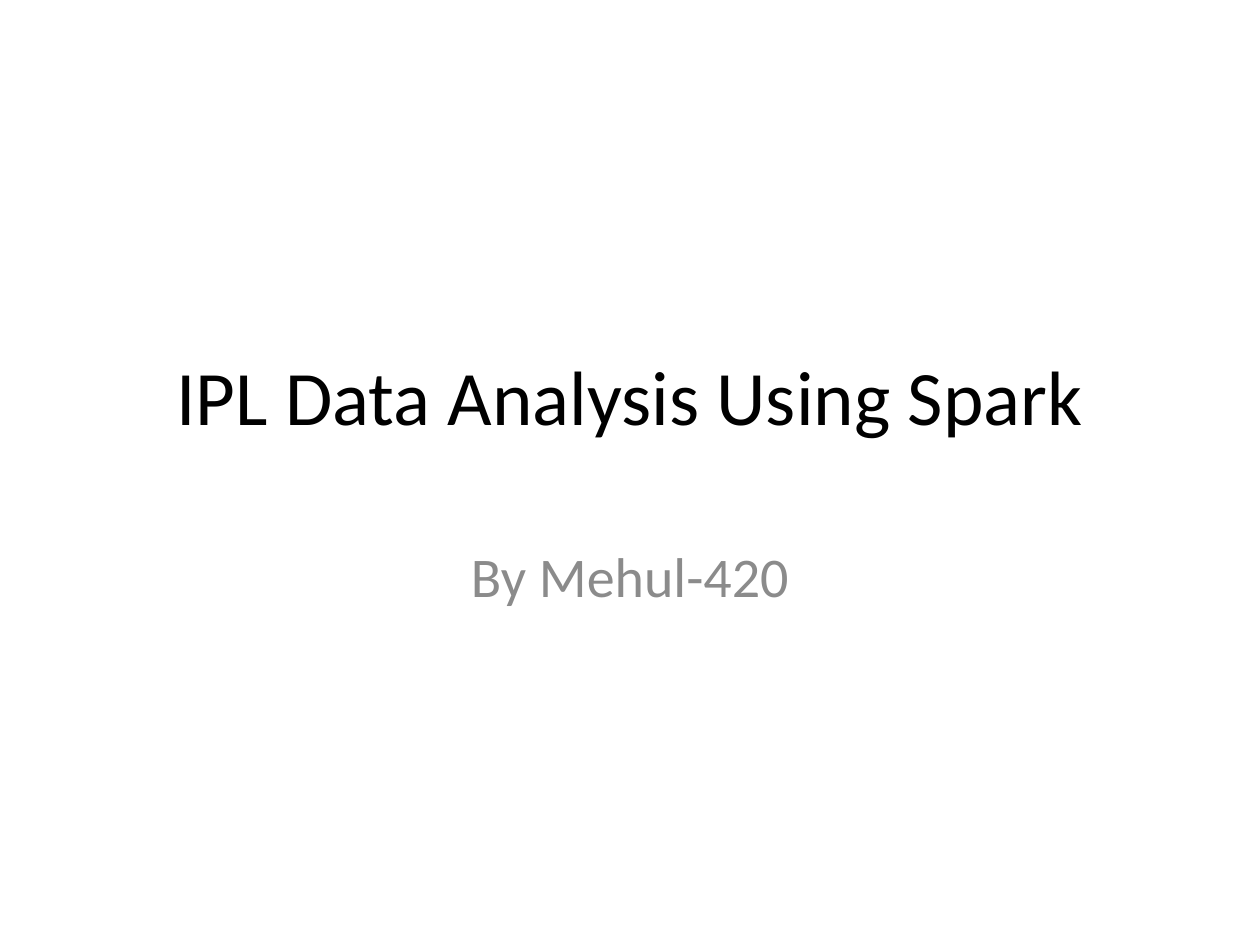
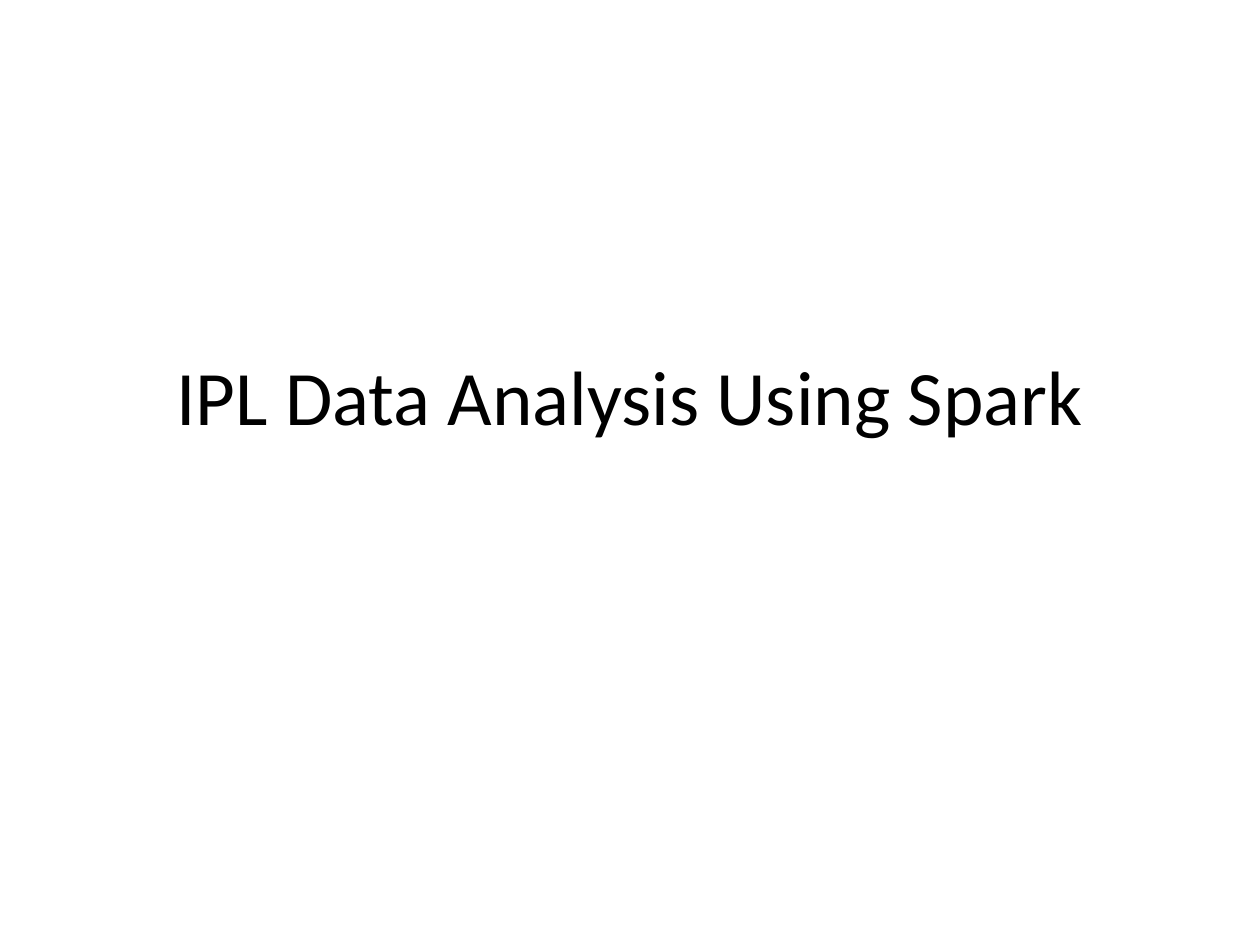
Before and after one commit to Mehul-420/IPL-DataAnalysis-Using-Spark, a slide deck: slide 1 of IPL_Data_Analysis_Presentation.pptx. Drawn at 1260x945 pixels with LibreOffice and Linux fonts; fonts in the diff are those of the drawing. Boxes give left, top, right and bottom in pixels: in the first picture for what was removed or moved away, otherwise in the second. Text is boxed around its words. In the diff, an @@ line names an element or a change of style, - is before the commit and + after.

```diff
--- a/IPL_Data_Analysis_Presentation.pptx
+++ b/IPL_Data_Analysis_Presentation.pptx
@@ subtitle removed at [471, 558, 789, 606] @@
-By Mehul-420
```
